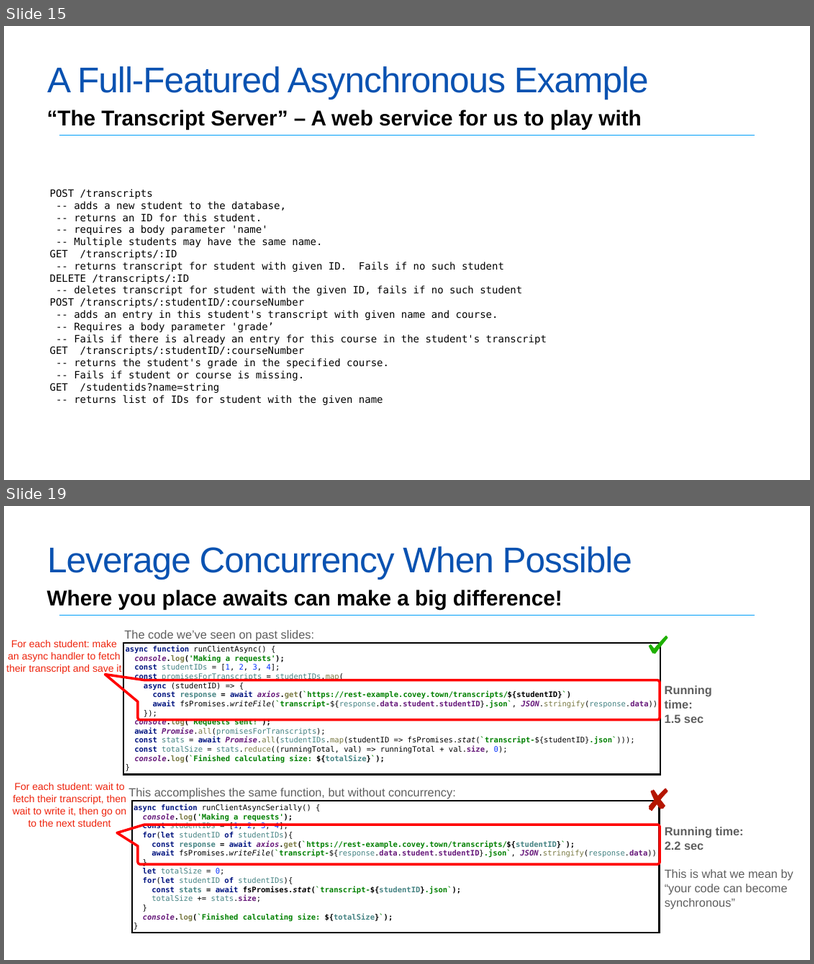
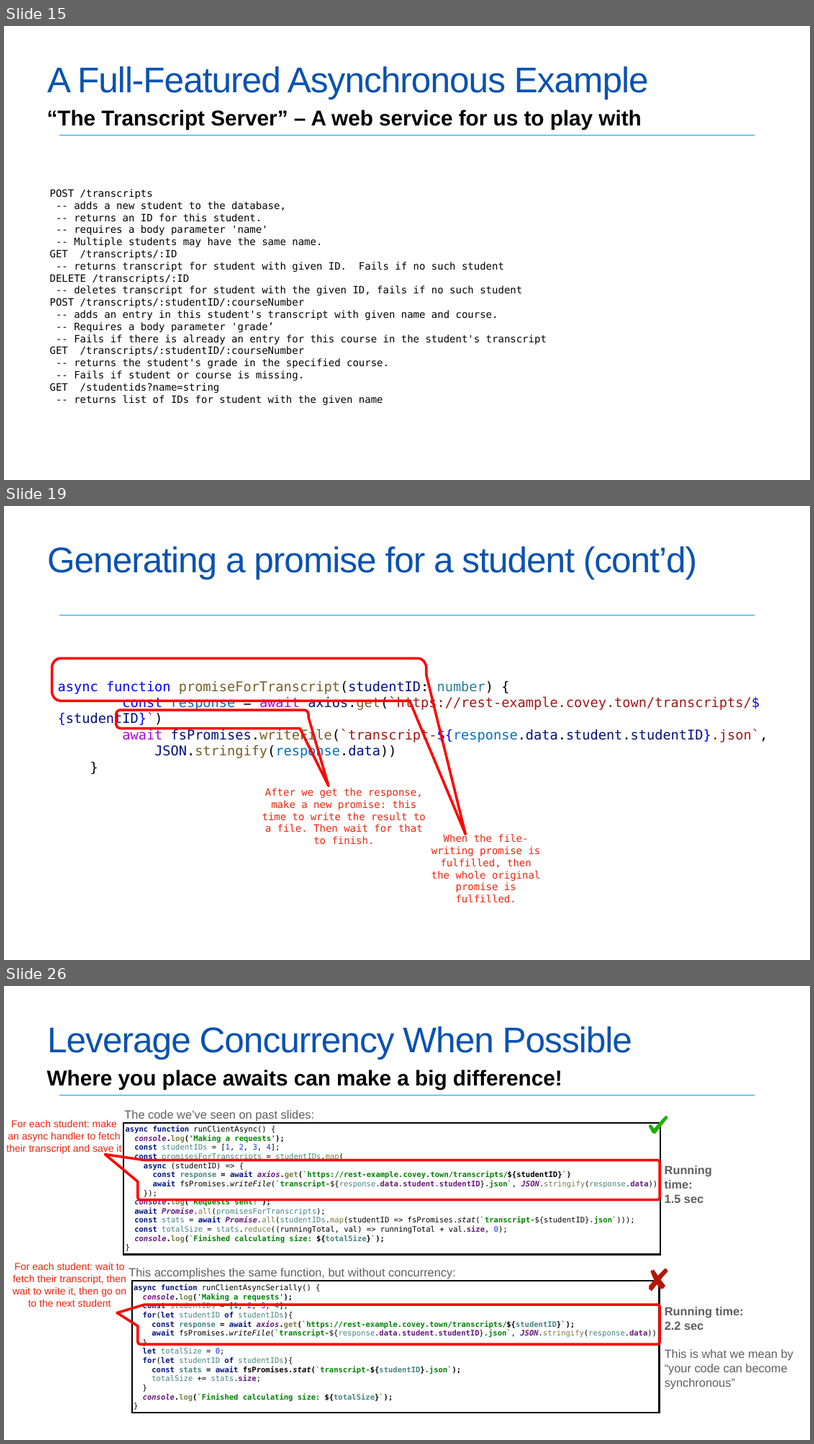
Before and after one commit to neu-se/CS4530-Spring-2022, a slide deck: Slides/Lesson 4.2 Asynchronous Programming.pptx. Shown one above the other, each under a label of ours: slides 15 and 19 before the commit, slides 15, 19 and 26 after it; the slides between them are not shown. The pictures are 814x964 and 814x1444 pixels, drawn with LibreOffice and Linux fonts; fonts in the diff are those of the drawing. Boxes give left, top, right and bottom in pixels: in the first picture for what was removed or moved away, otherwise in the second. Text is boxed around its words. In the diff, an @@ line names an element or a change of style, - is before the commit and + after.

```diff
--- a/Slides/Lesson 4.2 Asynchronous Programming.pptx
+++ b/Slides/Lesson 4.2 Asynchronous Programming.pptx
@@ slide 19 added at (4,506,810,960), background #FFFFFF; not listed: 1 template element that a slide beside it also shows @@
@@ title added at (47,546,697,579), 42.5 pt, text #0A52B1 @@
+Generating a promise for a student (cont’d)
@@ freeform shape added at (52,658,466,834), outline #FF0000 3 pt @@
@@ text added at (58,680,769,759), 16 pt, text #A31515 @@
+async function promiseForTranscript(studentID: number) {
+const response = await axios.get(`https://rest-example.covey.town/transcripts/${studentID}`)
+await fsPromises.writeFile(`transcript-${response.data.student.studentID}.json`,
+JSON.stringify(response.data))
+}
@@ freeform shape added at (116,710,328,785), outline #FF0000 3 pt @@
@@ free added at (259,795,430,836), 12 pt, text #EE230C @@
+After we get the response, make a new promise: this time to write the result to a file. Then wait for that to finish.
@@ free added at (427,842,545,894), 12 pt, text #EE230C @@
+When the file-writing promise is fulfilled, then the whole original promise is fulfilled.
@@ what was slide 19 is now slide 26 @@
```
Also in this commit, not shown: 6 slides changed, 7 other slides added, 1 slide removed.
